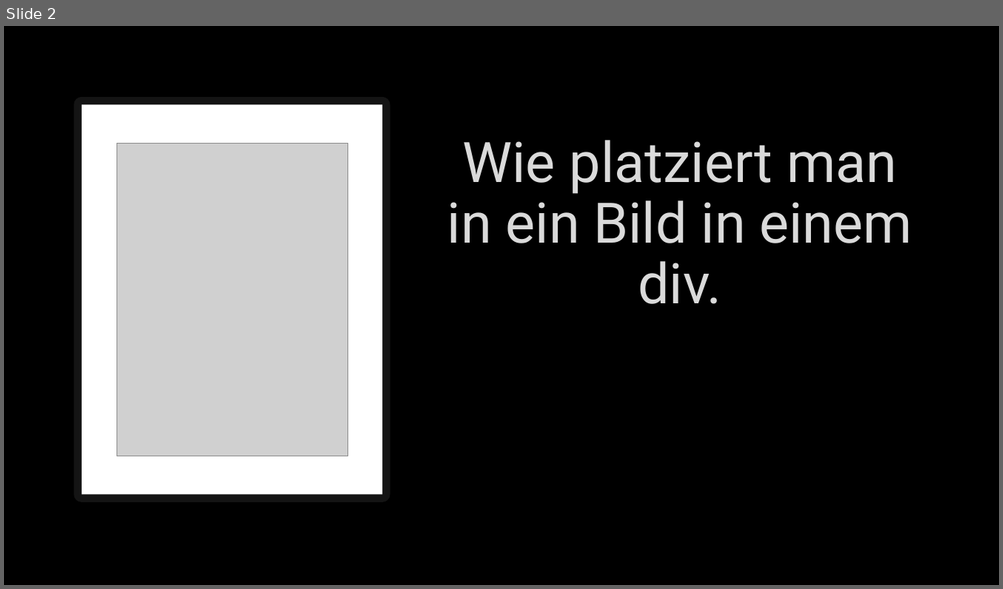
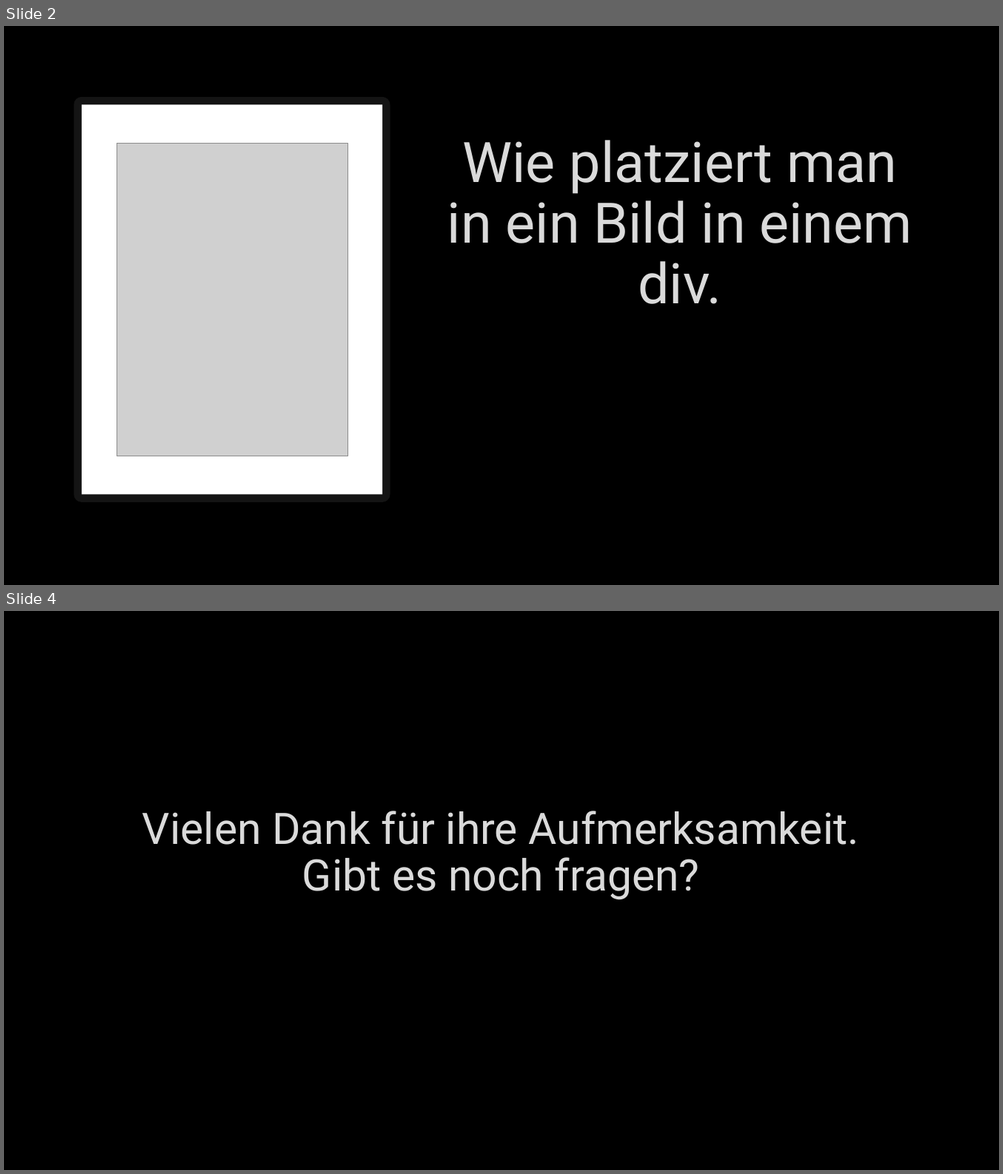
Before and after one commit to TigerL06/LA1600, a slide deck: presentation/LA 1600.pptx. Shown one above the other, each under a label of ours: slide 2 before the commit, slides 2 and 4 after it; the slides between them are not shown. The pictures are 1003x589 and 1003x1174 pixels, drawn with LibreOffice and Linux fonts; fonts in the diff are those of the drawing; grey boxes stand for pictures; background and template pictures are left out. Boxes give left, top, right and bottom in pixels: in the first picture for what was removed or moved away, otherwise in the second. Text is boxed around its words. In the diff, an @@ line names an element or a change of style, - is before the commit and + after.

```diff
--- a/presentation/LA 1600.pptx
+++ b/presentation/LA 1600.pptx
@@ slide 4 added at <box>4,611,999,1170</box>, background picture (left out) @@
@@ title added at <box>142,811,859,900</box>, 42 pt, text #DADADA @@
+Vielen Dank für ihre Aufmerksamkeit.
+Gibt es noch fragen?
```
Also in this commit, not shown: 1 slide changed, 1 other slide added.
